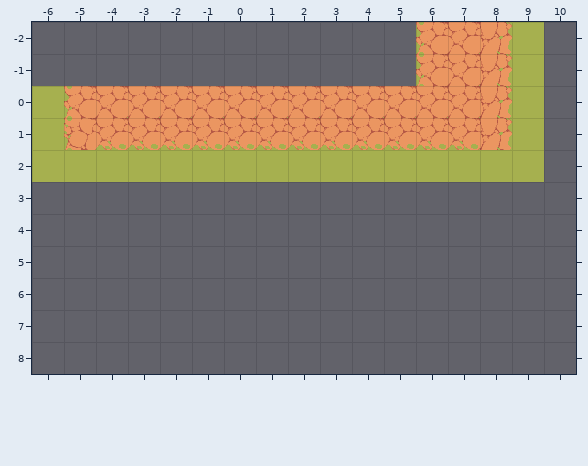
An edit to a level. Tiled map (JSON), projects/main-app/public/assets/maps/poc-01.json. That is the earlier state.
Cells are 32x32 px. Shown: x -6..10, y -2..8.
Once edited:
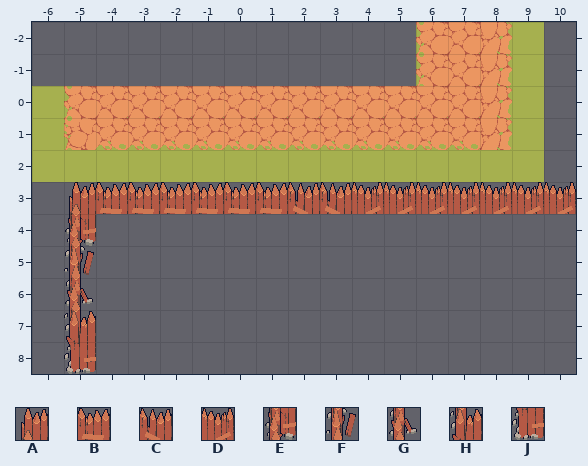
Key: from "walls": A 0, B 1, C 2, D 3, E 8, F 16, G 24, H 32, J 40.
_ is an empty cell.
Log entry: poc: add walss and objects layer
Difference:
Layer "Calque de Tuiles 1":
y 3: x -5..10 ________________ -> ABBBBBBCCDDDDDDD
y 4: x -5 _ -> E
y 5: x -5 _ -> F
y 6: x -5 _ -> G
y 7: x -5 _ -> H
y 8: x -5 _ -> J
Where, in picture pixels (left, top, right, bottom), the same in both pictures:
added: (64, 182, 576, 374)
